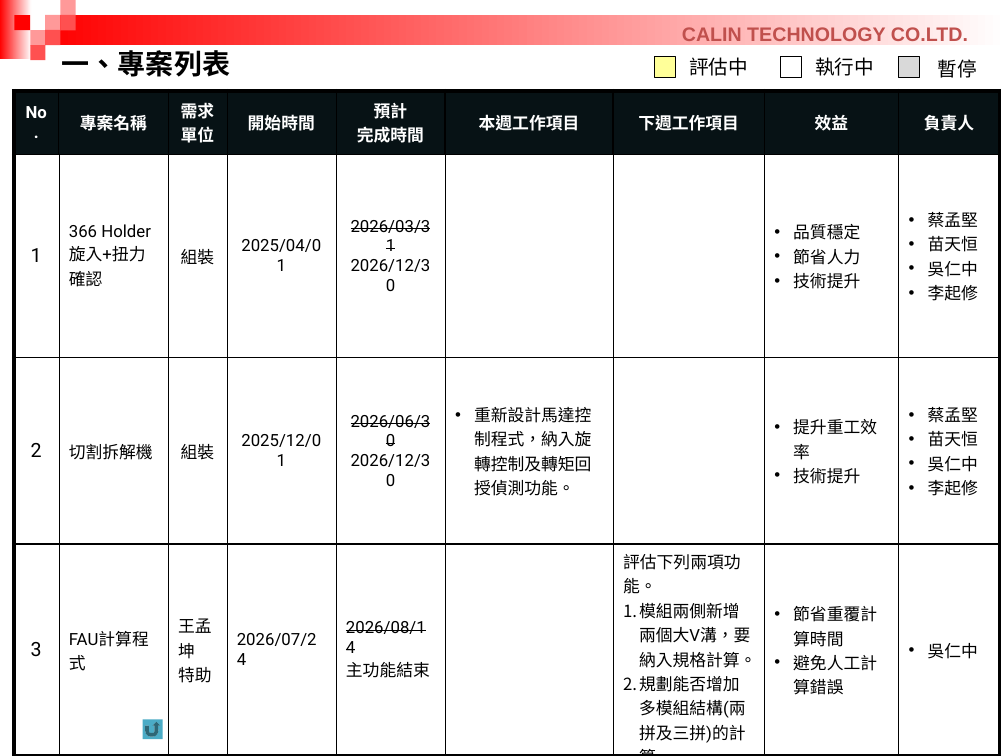
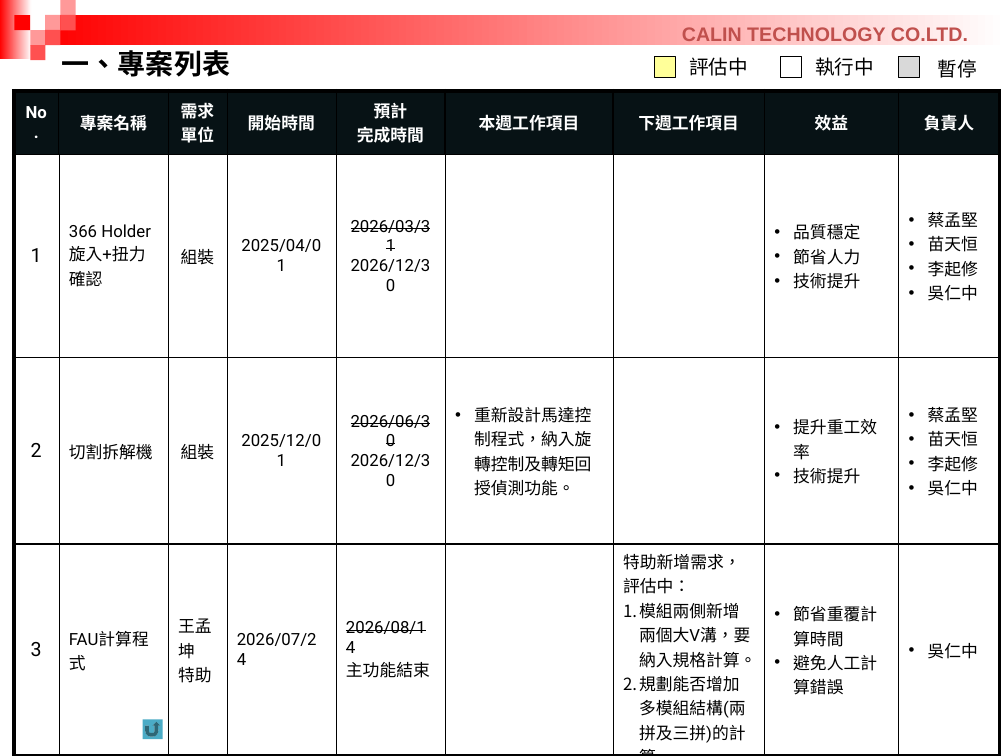
Before and after one commit to RaphWu/GitExchange, a slide deck: slide 2 of 週報/治工具設計課週報_吳仁中 20261103.pptx. Drawn at 1008x756 pixels with LibreOffice and Linux fonts; fonts in the diff are those of the drawing. Boxes give left, top, right and bottom in pixels: in the first picture for what was removed or moved away, otherwise in the second. Text is boxed around its words. In the diff, an @@ line names an element or a change of style, - is before the commit and + after.

```diff
--- a/週報/治工具設計課週報_吳仁中 20261103.pptx
+++ b/週報/治工具設計課週報_吳仁中 20261103.pptx
@@ table at (14, 91, 999, 748) @@
-row 2, column 9: 蔡孟堅 / 苗天恒 / 吳仁中 / 李起修
+row 2, column 9: 蔡孟堅 / 苗天恒 / 李起修 / 吳仁中
-row 3, column 9: 蔡孟堅 / 苗天恒 / 吳仁中 / 李起修
+row 3, column 9: 蔡孟堅 / 苗天恒 / 李起修 / 吳仁中
-row 4, column 7: 評估下列兩項功能。 / 模組兩側新增兩個大V溝，要納入規格計算。 / 規劃能否增加多模組結構(兩拼及三拼)的計算。
+row 4, column 7: 特助新增需求，評估中： / 模組兩側新增兩個大V溝，要納入規格計算。 / 規劃能否增加多模組結構(兩拼及三拼)的計算。
```
Also in this commit, not shown: 1 other slide changed, 3 slides added, 2 slides removed, 7 other files.
